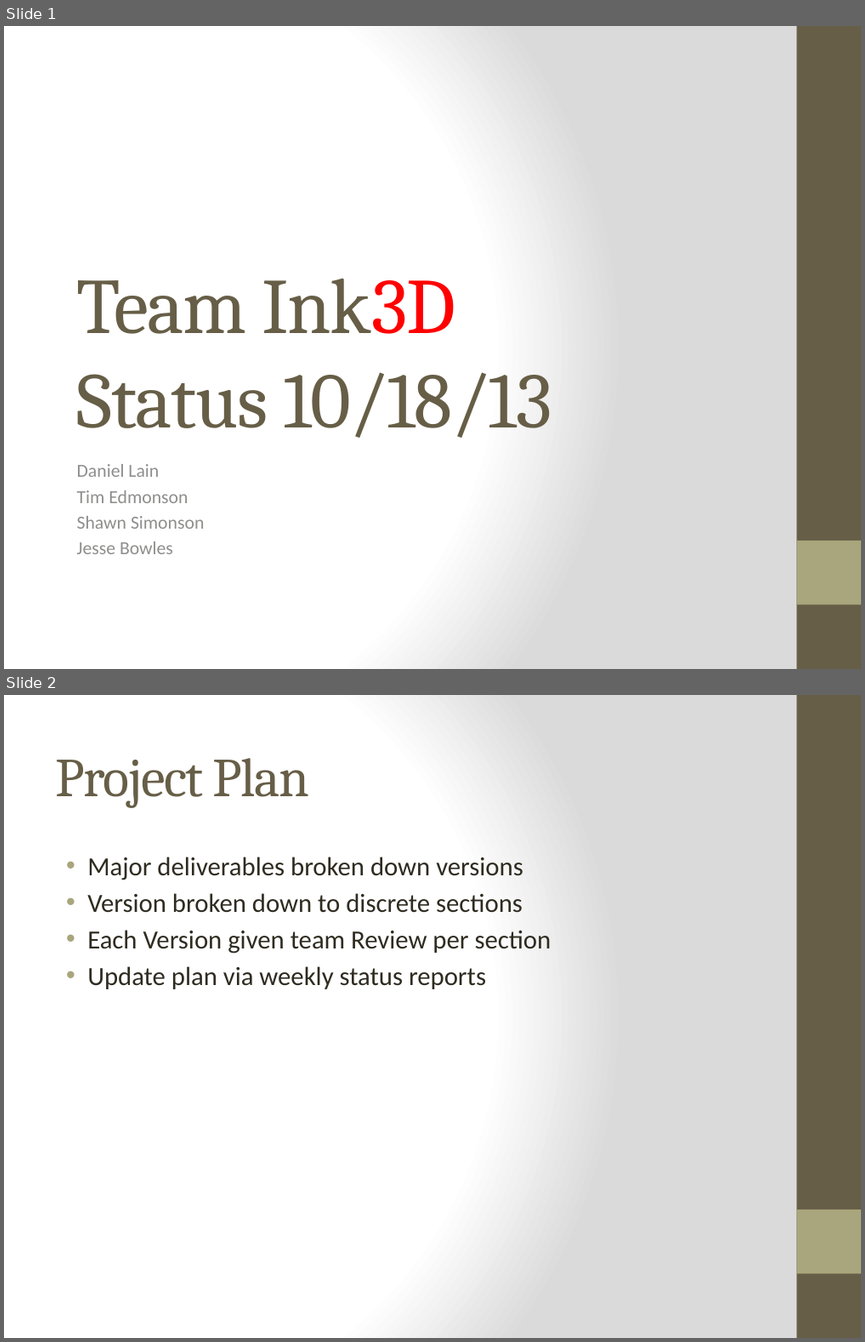
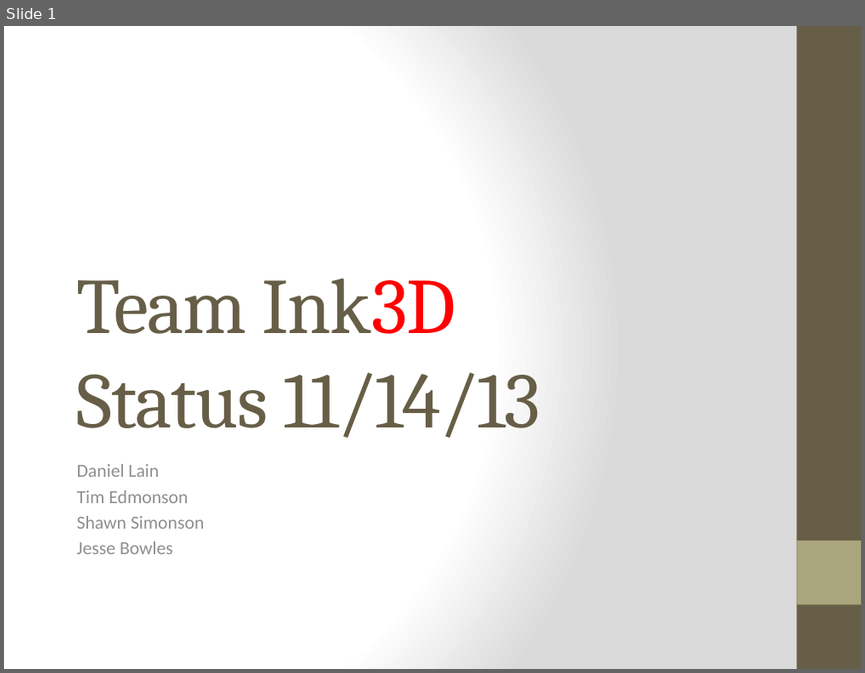
Before and after one commit to qpHalcy0n/SRDesign, a slide deck: Status Updates/2013 11 14.pptx. Shown one above the other, each under a label of ours: slides 1 and 2 before the commit, slide 1 after it. The pictures are 865x1342 and 865x673 pixels, drawn with LibreOffice and Linux fonts; fonts in the diff are those of the drawing. Boxes give left, top, right and bottom in pixels: in the first picture for what was removed or moved away, otherwise in the second. Text is boxed around its words. In the diff, an @@ line names an element or a change of style, - is before the commit and + after.

Commit message:
Status Update and Incomplete Architecture Drawing

```diff
--- a/Status Updates/2013 11 14.pptx
+++ b/Status Updates/2013 11 14.pptx
@@ slide 2 removed at <box>4,695,861,1338</box>, background gradient #FFFFFF to #DADADA; not listed: 2 template elements that a slide beside it also shows @@
@@ title removed at <box>55,758,310,808</box> @@
-Project Plan
@@ text removed at <box>87,857,551,989</box> @@
-• Major deliverables broken down versions
-• Version broken down to discrete sections
-• Each Version given team Review per section
-• Update plan via weekly status reports
@@ slide 1 changed as well @@
@@ title at <box>77,278,540,437</box>: text changed @@
-Team Ink3D
-Status 10/18/13
+Team Ink3D
+Status 11/14/13
```
Also in this commit, not shown: 6 slides added, 4 other slides removed, 1 other file.
